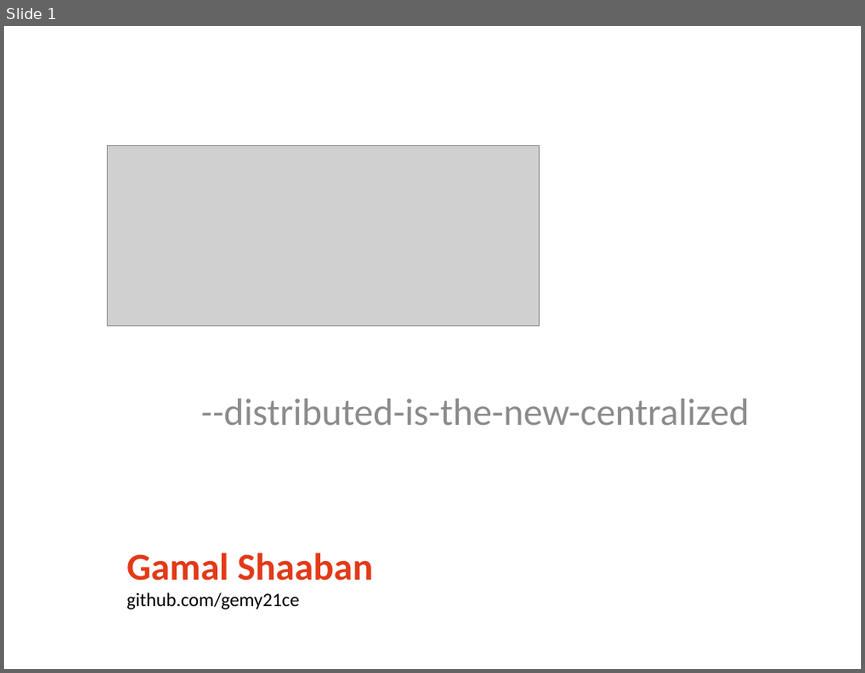
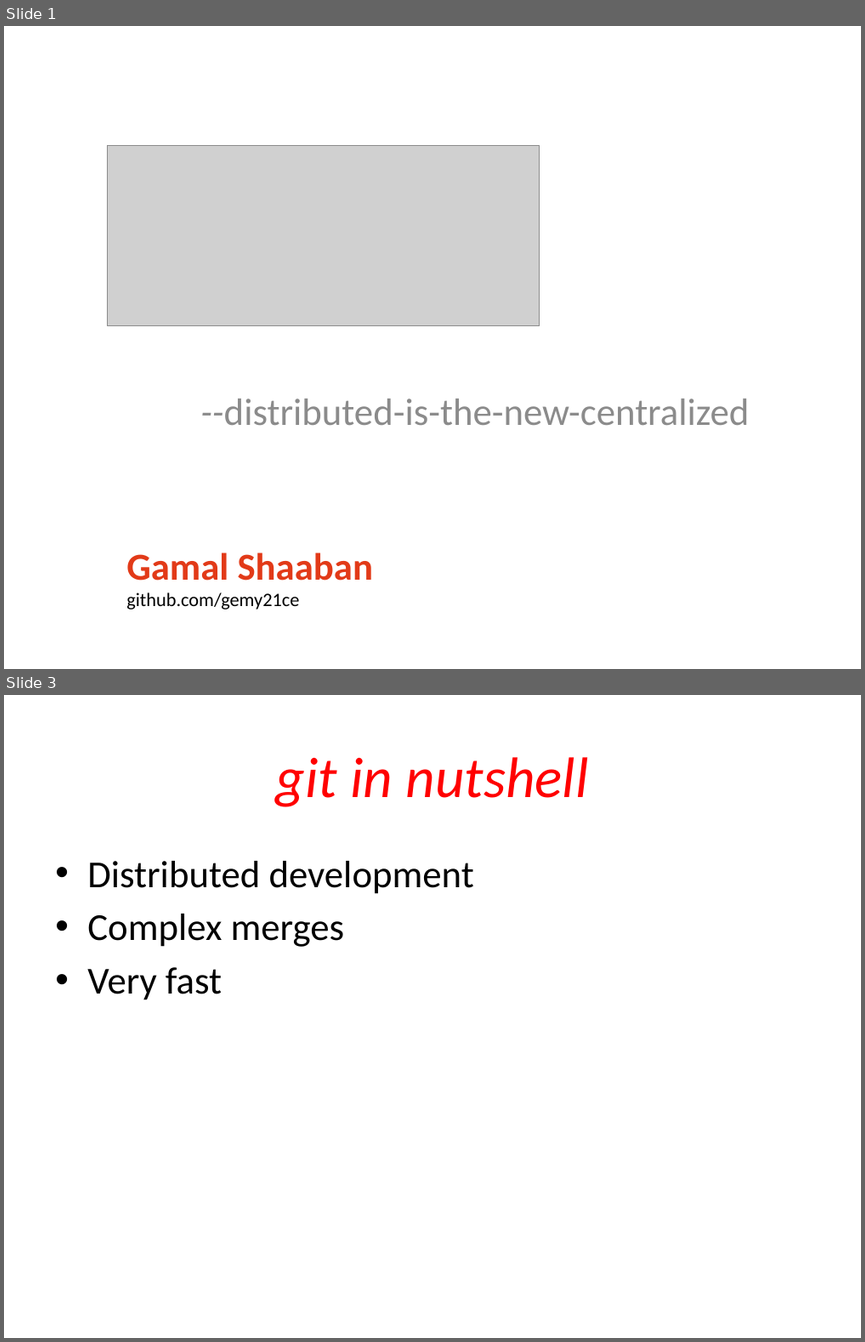
Before and after one commit to gemy21ce/EF-Git-Training., a slide deck: Git.pptx. Shown one above the other, each under a label of ours: slide 1 before the commit, slides 1 and 3 after it; the slides between them are not shown. The pictures are 865x673 and 865x1342 pixels, drawn with LibreOffice and Linux fonts; fonts in the diff are those of the drawing; grey boxes stand for pictures. Boxes give left, top, right and bottom in pixels: in the first picture for what was removed or moved away, otherwise in the second. Text is boxed around its words. In the diff, an @@ line names an element or a change of style, - is before the commit and + after.

```diff
--- a/Git.pptx
+++ b/Git.pptx
@@ slide 3 added at [4, 695, 861, 1338], background #FFFFFF @@
@@ title added at [276, 757, 589, 807], 48 pt, text #FF0000, italic @@
+git in nutshell
@@ text added at [87, 861, 474, 1000], 32 pt, text #000000 @@
+• Distributed development
+• Complex merges
+• Very fast
```
Also in this commit, not shown: 1 slide changed, 3 other slides added.
